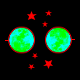
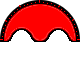
Before/after of a w=80, h=80 layered artwork. What changed in the layer stack:
showed "frame" over [0, 0, 80, 43]
added layer "frame background" above "moon wheel stars" over [0, 0, 80, 42]
hid "moon wheel stars" over [27, 10, 53, 70]
hid "moon wheel outline" over [5, 26, 75, 54]
hid "moon wheel contrast" over [9, 27, 71, 53]
hid "background" over [0, 0, 80, 80]
